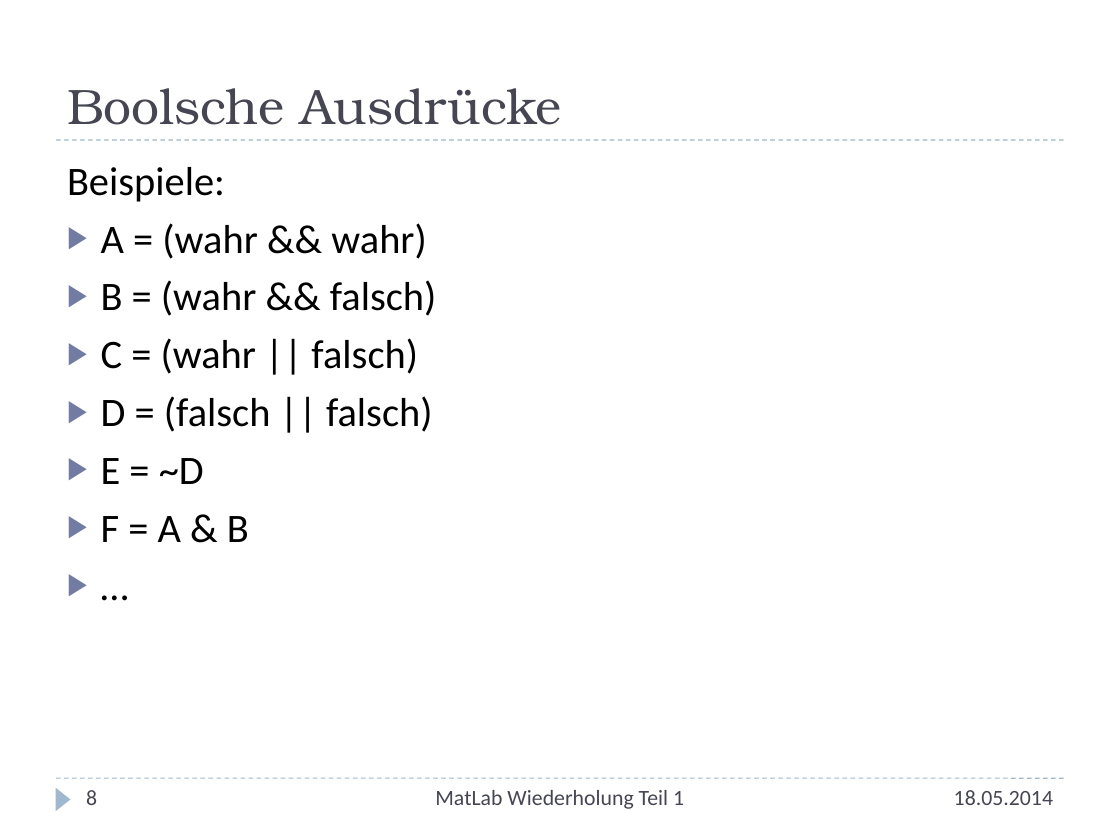
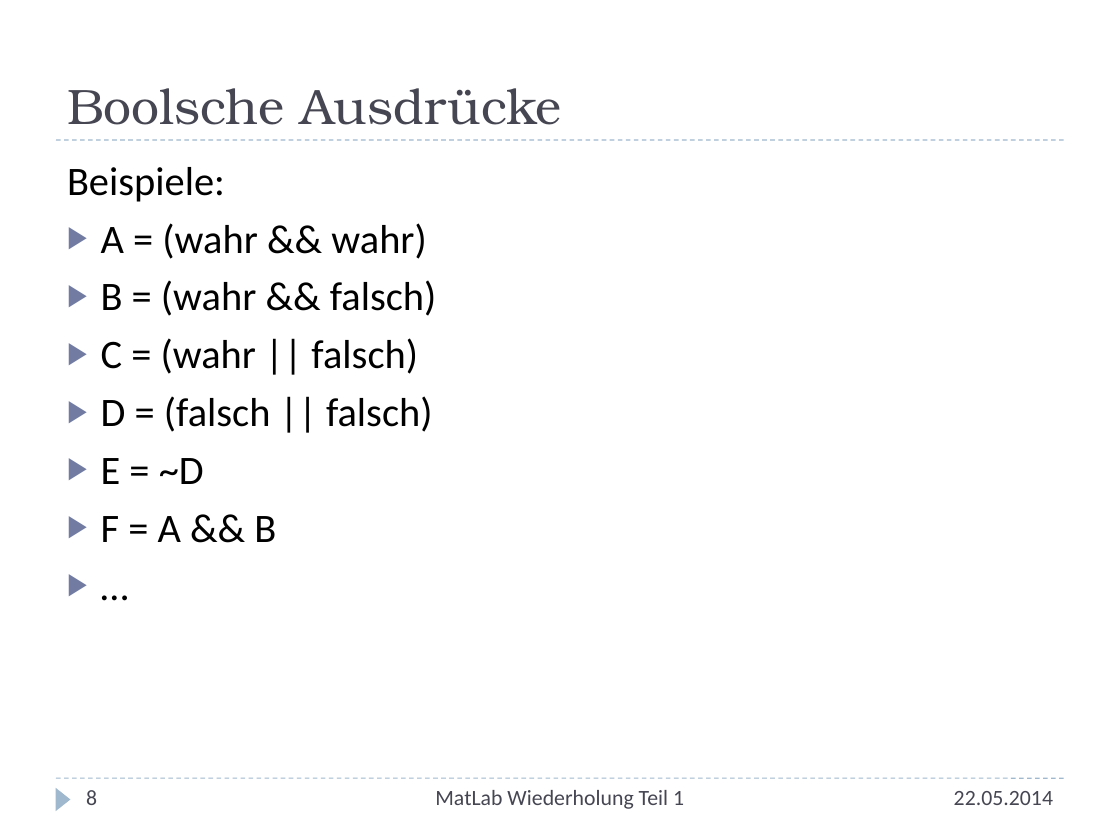
Before and after one commit to nhochberger/uni, a slide deck: slide 8 of MatLab-Wiederholung/Wiederholung.pptx. Drawn at 1120x840 pixels with LibreOffice and Linux fonts; fonts in the diff are those of the drawing. Boxes give left, top, right and bottom in pixels: in the first picture for what was removed or moved away, otherwise in the second. Text is boxed around its words. In the diff, an @@ line names an element or a change of style, - is before the commit and + after.

Commit message:
Beispiele eingearbeitet:   - Fakultät (einfach und elegant)   - Fibonacci-Folge (einfach und elegant)
Fehler korrigiert:
  - & statt && bei Beispielien für Boolsche Ausdrücke

```diff
--- a/MatLab-Wiederholung/Wiederholung.pptx
+++ b/MatLab-Wiederholung/Wiederholung.pptx
@@ text at box(101, 516, 276, 542): text changed @@
-▶ F = A & B
+▶ F = A && B
@@ text at box(954, 791, 1053, 805): text changed @@
-18.05.2014
+22.05.2014
```
Also in this commit, not shown: 41 other slides changed.
